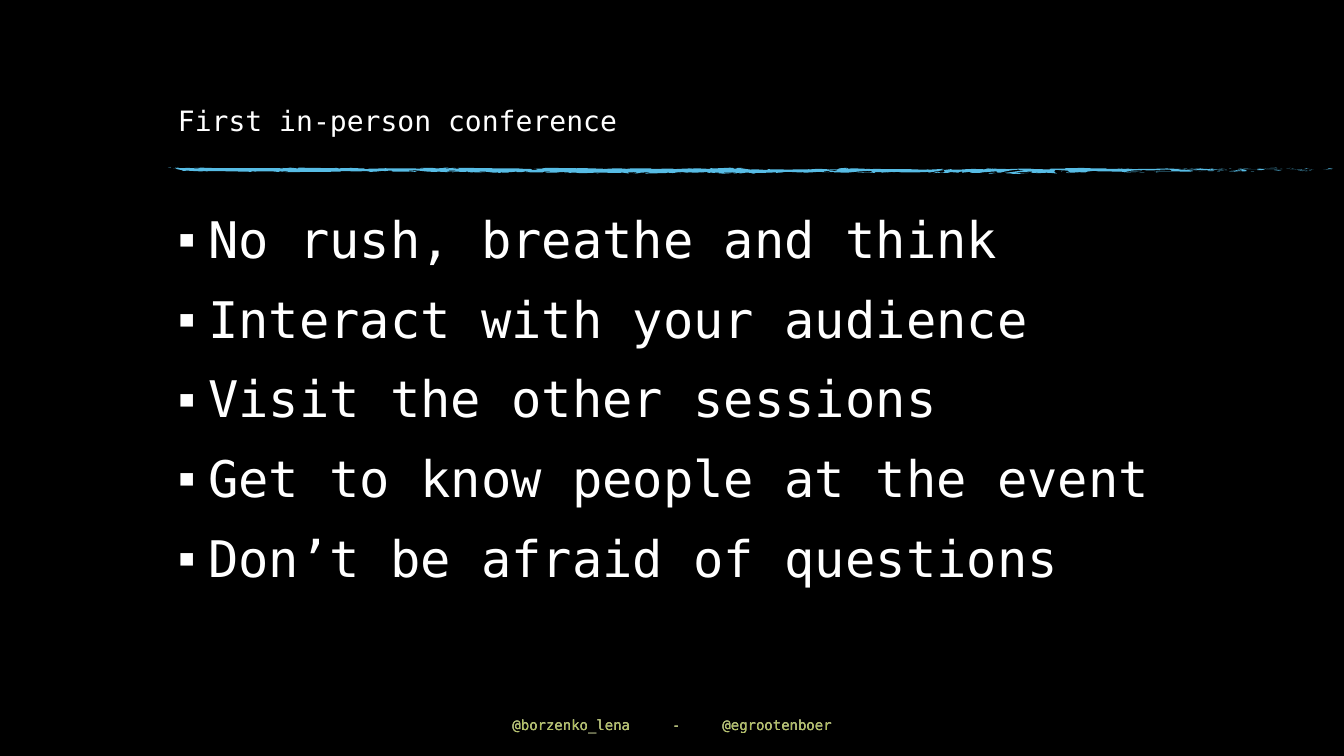
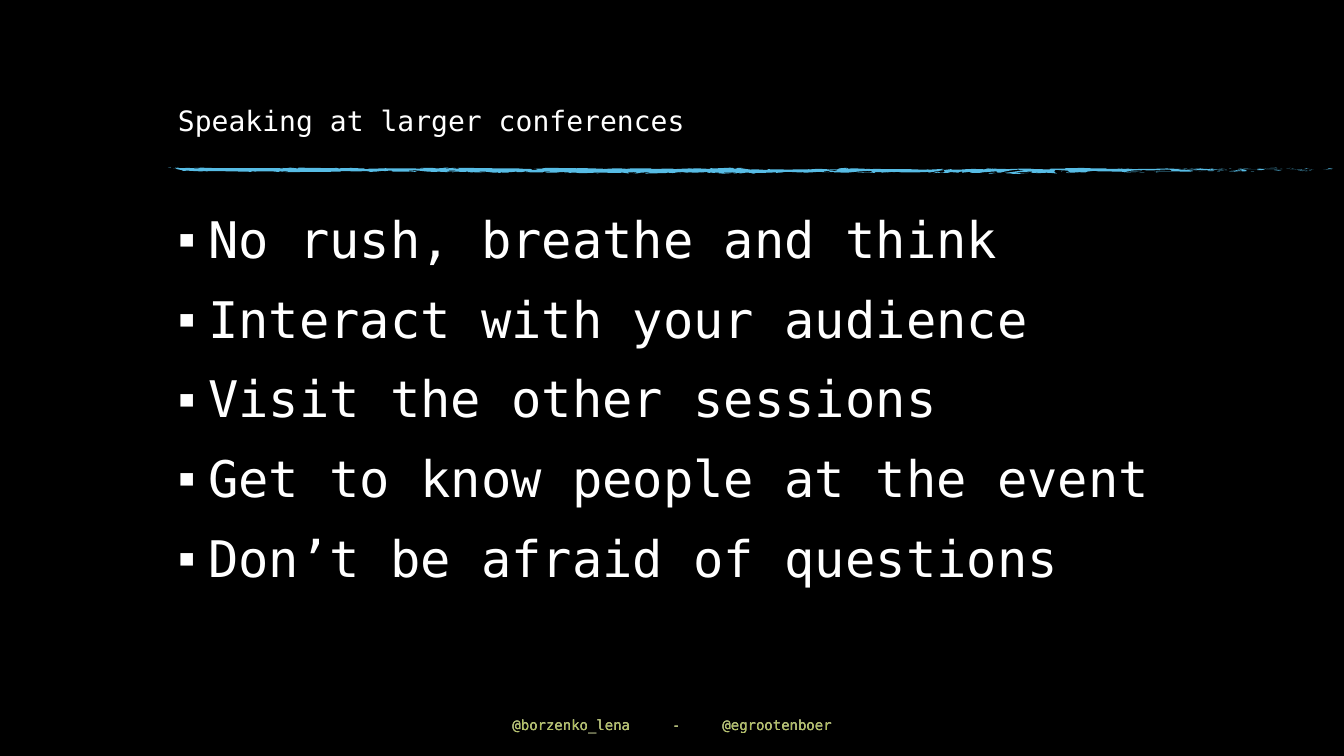
Before and after one commit to EldertGrootenboer/Impactful-mentorship-2-sides-of-a-story, a slide deck: slide 31 of Impactful mentorship; 2 sides of a story.pptx. Drawn at 1344x756 pixels with LibreOffice and Linux fonts; fonts in the diff are those of the drawing; background and template pictures are left out. Boxes give left, top, right and bottom in pixels: in the first picture for what was removed or moved away, otherwise in the second. Text is boxed around its words. In the diff, an @@ line names an element or a change of style, - is before the commit and + after.

```diff
--- a/Impactful mentorship; 2 sides of a story.pptx
+++ b/Impactful mentorship; 2 sides of a story.pptx
@@ title at [178,109,685,137]: text changed @@
-First in-person conference
+Speaking at larger conferences
```
Also in this commit, not shown: 4 other slides changed.
